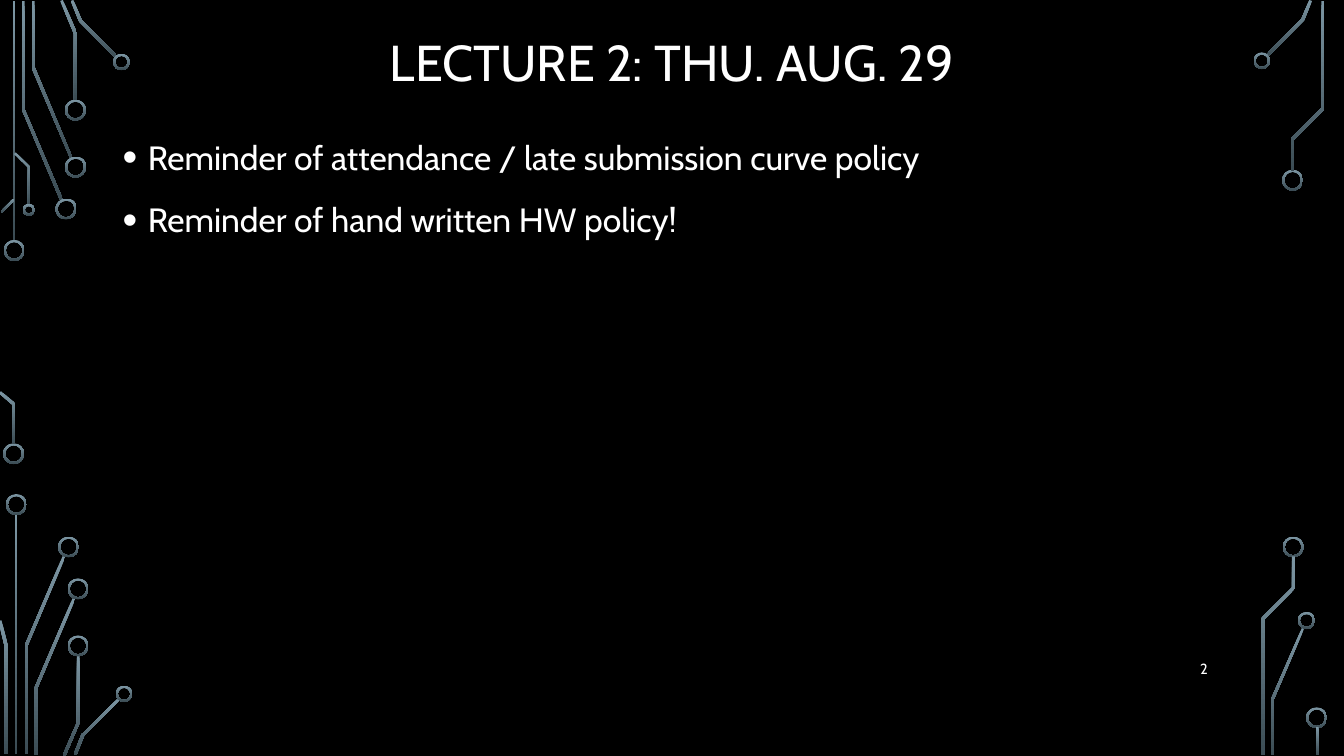
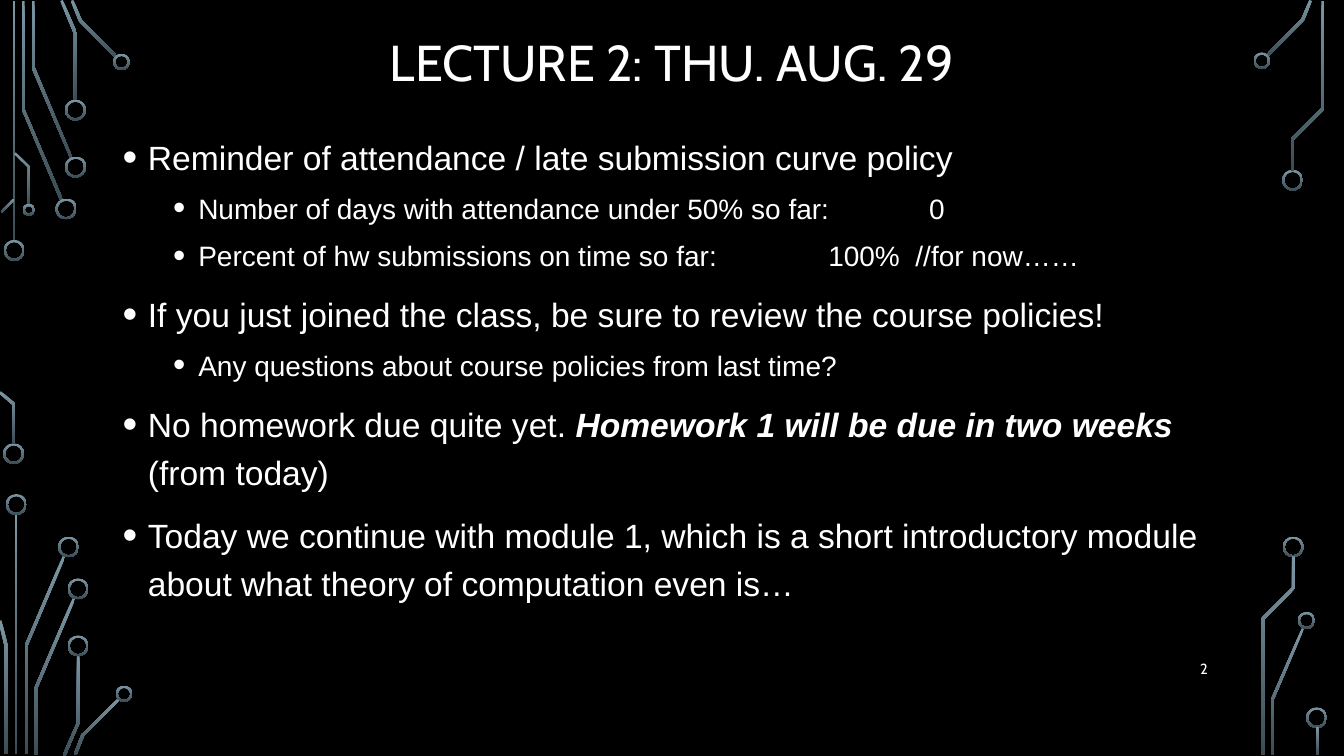
Before and after one commit to markfloryan/dmt2, a slide deck: slide 2 of slides/00-DailyAnnouncements.pptx. Drawn at 1344x756 pixels with LibreOffice and Linux fonts; fonts in the diff are those of the drawing; background and template pictures are left out. Boxes give left, top, right and bottom in pixels: in the first picture for what was removed or moved away, otherwise in the second. Text is boxed around its words. In the diff, an @@ line names an element or a change of style, - is before the commit and + after.

Commit message:
announcements

```diff
--- a/slides/00-DailyAnnouncements.pptx
+++ b/slides/00-DailyAnnouncements.pptx
@@ text at box(148, 145, 953, 177): font Cabin to Arial in "Reminder of attendance / late submission curve ..." @@
@@ text at box(148, 198, 1197, 603): text changed; font Cabin to Arial @@
-• Reminder of hand written HW policy!
+  • Number of days with attendance under 50% so far: 0
+  • Percent of hw submissions on time so far: 100% //for now……
+• If you just joined the class, be sure to review the course policies!
+  • Any questions about course policies from last time?
+• No homework due quite yet. Homework 1 will be due in two weeks (from today)
+• Today we continue with module 1, which is a short introductory module about what theory of computation even is…
```
